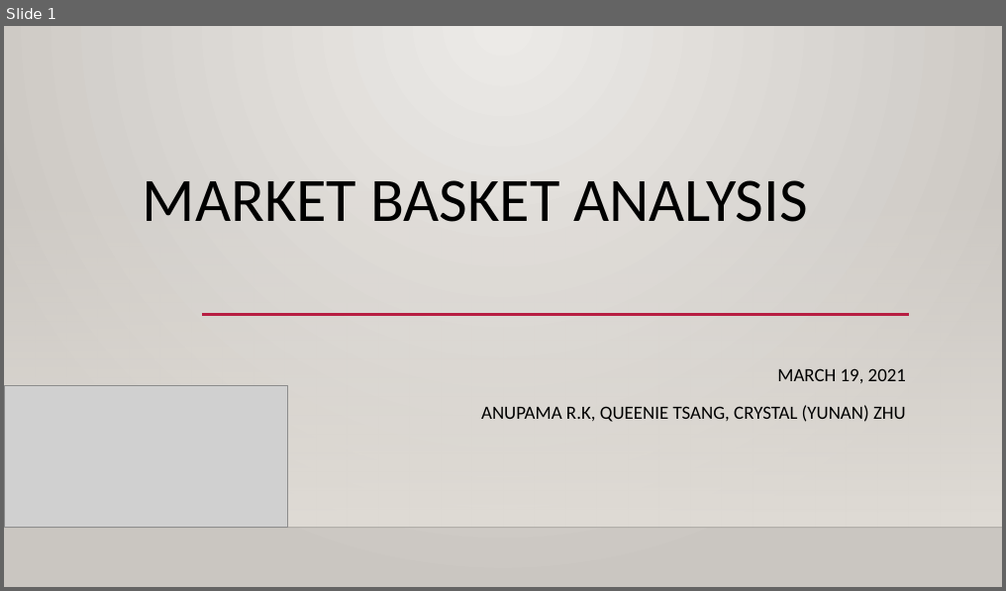
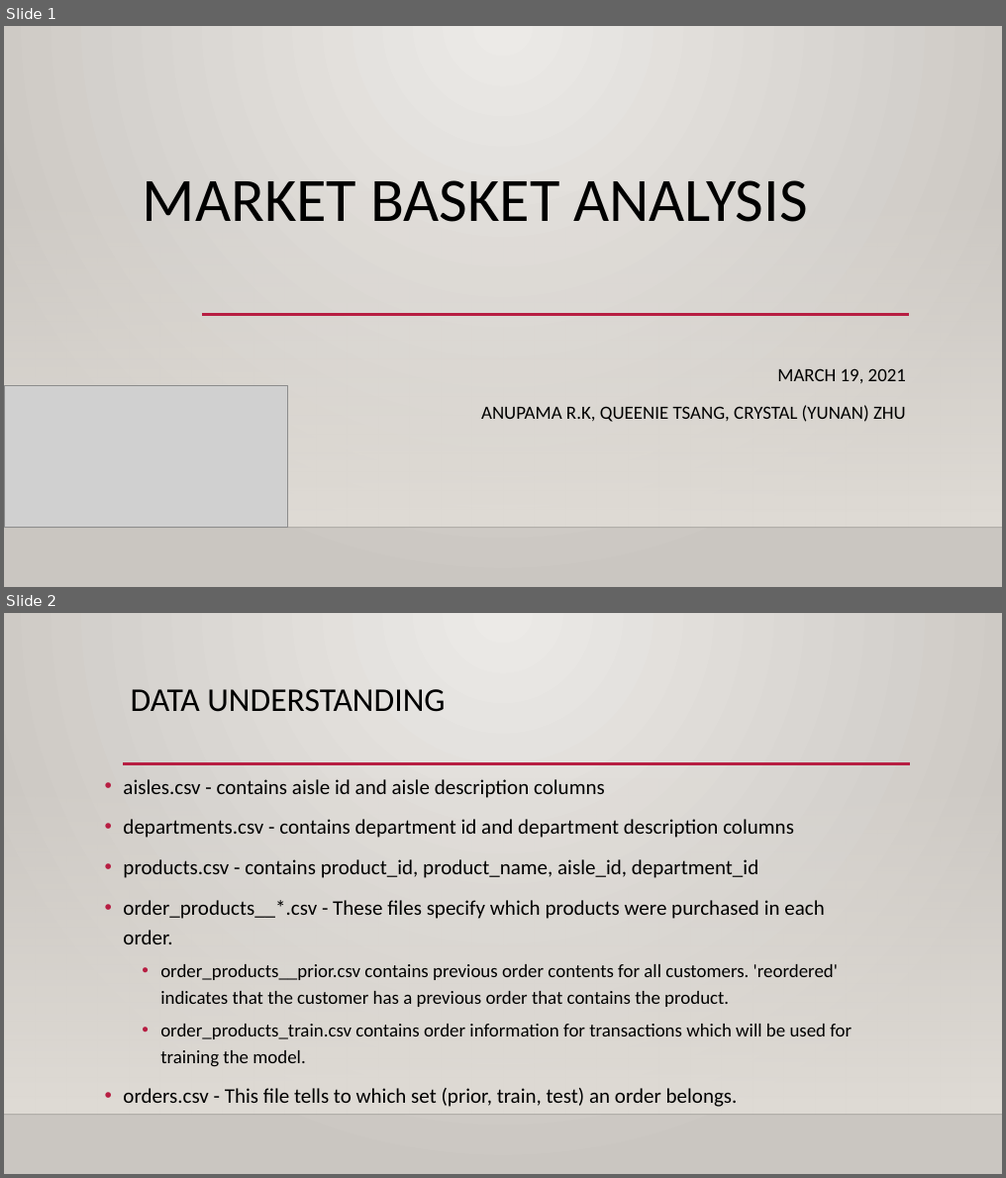
Before and after one commit to ML1000-GroupB/Project, a slide deck: Market Basket Analysis.pptx. Shown one above the other, each under a label of ours: slide 1 before the commit, slides 1 and 2 after it. The pictures are 1006x591 and 1006x1178 pixels, drawn with LibreOffice and Linux fonts; fonts in the diff are those of the drawing; grey boxes stand for pictures; background and template pictures are left out. Boxes give left, top, right and bottom in pixels: in the first picture for what was removed or moved away, otherwise in the second. Text is boxed around its words. In the diff, an @@ line names an element or a change of style, - is before the commit and + after.

```diff
--- a/Market Basket Analysis.pptx
+++ b/Market Basket Analysis.pptx
@@ slide 2 added at (4,613,1002,1174), background gradient #ECEAE7 to #CAC7C1; not listed: 2 template elements that a slide beside it also shows @@
@@ title added at (131,689,445,712), 32 pt, text #000000 @@
+DATA UNDERSTANDING
@@ line added from (123, 764) to (910, 764), #B71E42 2.5 pt @@
@@ text added at (123,779,851,1107), 20 pt, text #000000 @@
+• aisles.csv - contains aisle id and aisle description columns
+• departments.csv - contains department id and department description columns
+• products.csv - contains product_id, product_name, aisle_id, department_id
+• order_products__*.csv - These files specify which products were purchased in each order.
+  • order_products__prior.csv contains previous order contents for all customers. 'reordered' indicates that the customer has a previous order that contains the product.
+  • order_products_train.csv contains order information for transactions which will be used for training the model.
+• orders.csv - This file tells to which set (prior, train, test) an order belongs.
```
Also in this commit, not shown: 3 slides changed, 2 other slides added, 1 slide removed.
